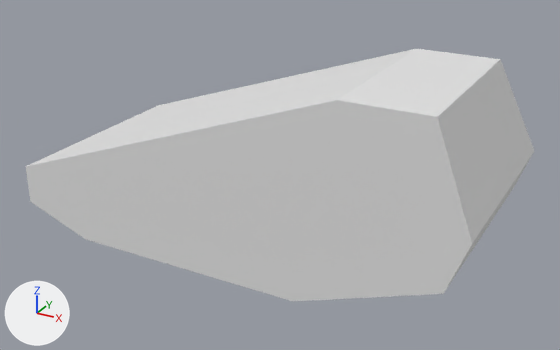
The FBX model Assets/Graph/Meshes/Blockout/SMB_groundM_B.fbx as it was, and as the next commit left it.
The view is the same before and after, from a 50 mm lens placed at (47.4, -86.4, 38.0), pointed at (0.8, -1.7, -4.3). Lighting does not change. The marker at lower left points along +X, +Y and +Z. Where no turn or scale is listed for an object, it has been applied to the vertices.

The first picture shows 'SMB_groundM_B'.
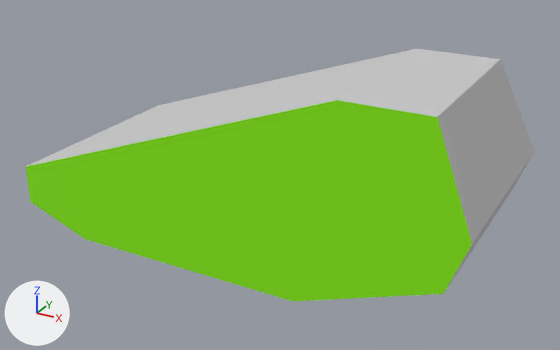
The newer file is also rescaled (x0.7) as a whole; pictures and numbers use the older file's frame.

Changed parts and their boxes (x1, y1, x2, y2) in the pictures (560 x 350 px):
part 1 of me_mesh, recoloured (grey to green)
    both: (25, 100, 472, 301)
part 2 of me_mesh, recoloured (grey to green)
    both: (26, 168, 84, 238)
part 3 of me_mesh, recoloured (white to grey)
    both: (28, 49, 534, 291)

Diff of the bpy script that builds the scene:
```diff
--- a/Assets/Graph/Meshes/Blockout/SMB_groundM_B.fbx.py
+++ b/Assets/Graph/Meshes/Blockout/SMB_groundM_B.fbx.py
@@ mat_rock @@
+mat_rock = principled_material('rock')
+mat_rock.base_color = (0.588, 0.588, 0.588)  # light grey #cacaca
+mat_rock.roughness = 0.859
@@ mat_grass @@
+mat_grass = principled_material('Grass')
+mat_grass.base_color = (0.243, 0.867, 0.0)  # green #87ef00
+mat_grass.roughness = 0.859
@@ me_mesh @@
 me_mesh.from_pydata(...)  # 16 vertices, 28 faces; spans x -31.1..31.1, y -16.7..16.7, z -12.9..12.9
 # used by ob_smb_groundm_b; location = (0.0, 0.0, 0.0)
+# me_mesh part 1: all 5 faces centred in x -12.3..25.2, y -16.7, z -4.3..8.7 switch from no material to mat_grass (green #87ef00)
+# me_mesh part 2: the 1 face centred in x -27.9, y -16.7, z -8.8 switches from no material to mat_grass (green #87ef00)
+# me_mesh part 3: all 16 faces centred in x -31.1..30.3, y -8.7..5.6, z -12.9..12.9 switch from no material to mat_rock (light grey #cacaca)
```
